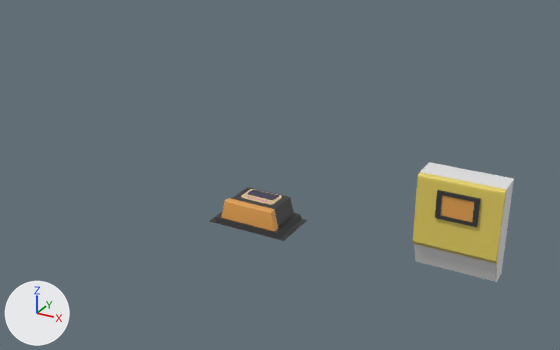
The Blender file Assets/Blender/Objects.blend: old version first, new version second.
Before and after are seen from a 50 mm lens placed at (4.13, -16.43, 9.7), pointed at (-4.78, -0.23, 1.6). Lighting does not change. The marker at lower left points along +X, +Y and +Z.

The first picture shows 'ChargeController', 'Inverter'.
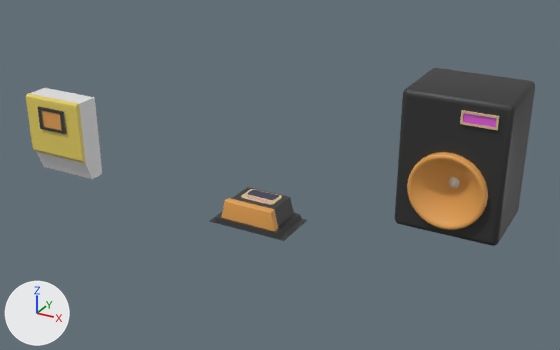
Scene script edits in JSON lines:
```json
{"op": "add", "block": "mat_speaker", "code": ["mat_speaker = principled_material('Speaker')", "mat_speaker.base_color = (0.0311, 0.0311, 0.0311)  # black #313131"]}
{"op": "add", "block": "me_cube_007", "code": ["me_cube_007 = bpy.data.meshes.new('Cube.007')", "me_cube_007.from_pydata(...)  # 416 vertices, 358 faces; spans x -1.18..1.18, y -1.17..1.0, z 0.01..3.2", "# faces by material slot: [150, 160, 34, 13, 1]", "me_cube_007.materials.append(mat_speaker)  # black #313131", "me_cube_007.materials.append(mat_chargecontroller2)  # orange #e7a453", "me_cube_007.materials.append(mat_cactus_spike)  # white #e7e7e7", "me_cube_007.materials.append(mat_chargecontroller4)  # beige #dcc194", "me_cube_007.materials.append(mat_chargecontroller5)  # pink #e760e2"]}
{"op": "set", "path": "ob_inverter.location", "old": "(0.0, -0.06, 0.02)", "new": "(-12.35, -0.06, 0.02)"}
{"op": "add", "block": "ob_speaker", "code": ["ob_speaker = bpy.data.objects.new('Speaker', me_cube_007)", "ob_speaker.location = (0.0, -0.53, 1.63)"]}
```

Location of each change, [x1, y1, x2, y2] in pixels of the pictures (560 x 350 px):
```json
{"object": "Speaker", "change": "added", "after": [395, 68, 535, 246], "faces in mat_speaker (black #313131)": [395, 68, 535, 246], "faces in mat_chargecontroller2 (orange #e7a453)": [407, 152, 488, 230], "faces in mat_chargecontroller5 (pink #e760e2)": [463, 113, 496, 127], "faces in mat_chargecontroller4 (beige #dcc194)": [460, 110, 500, 130]}
{"object": "Inverter", "change": "moved", "before": [413, 162, 514, 282], "after": [26, 88, 102, 179]}
```
